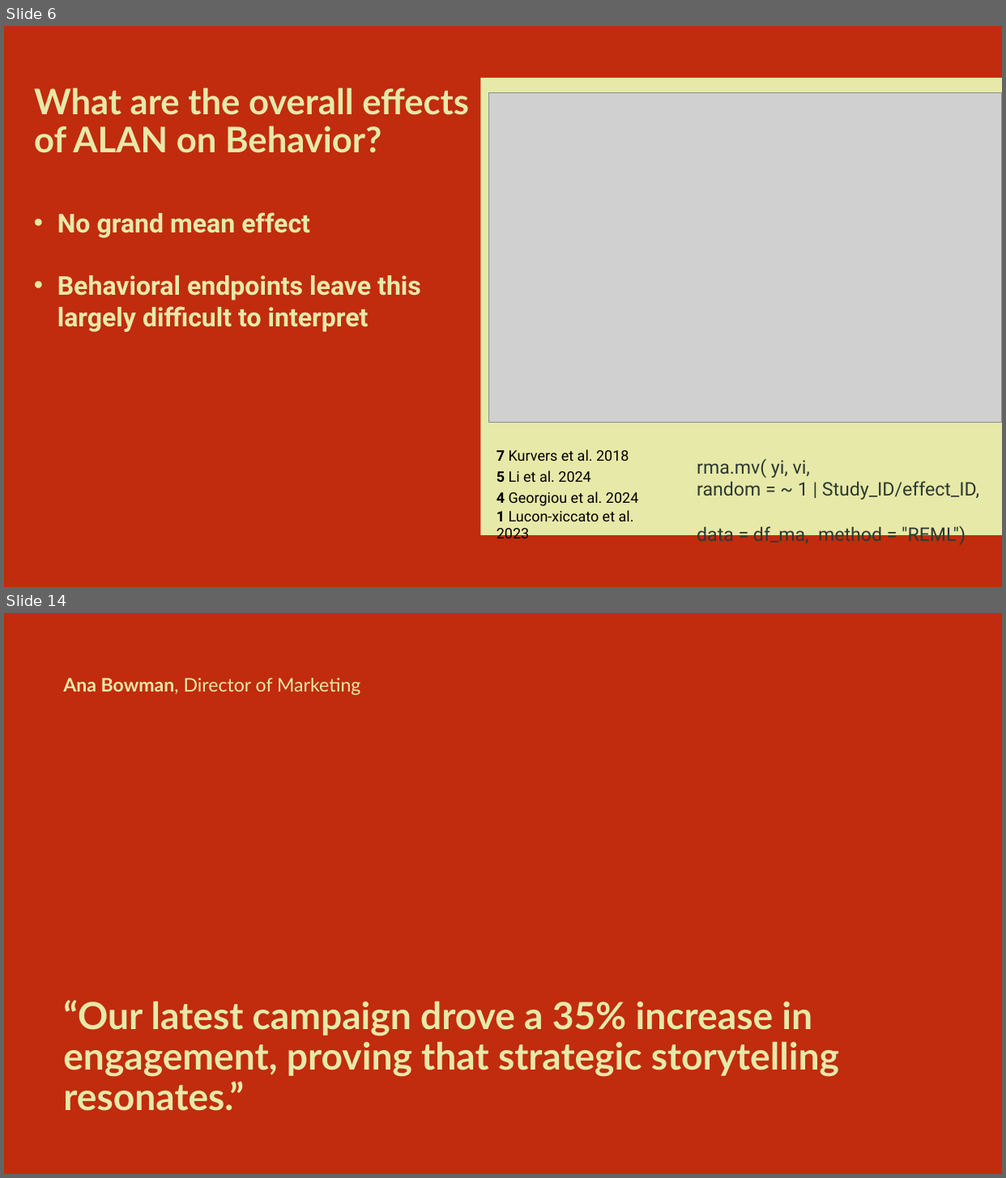
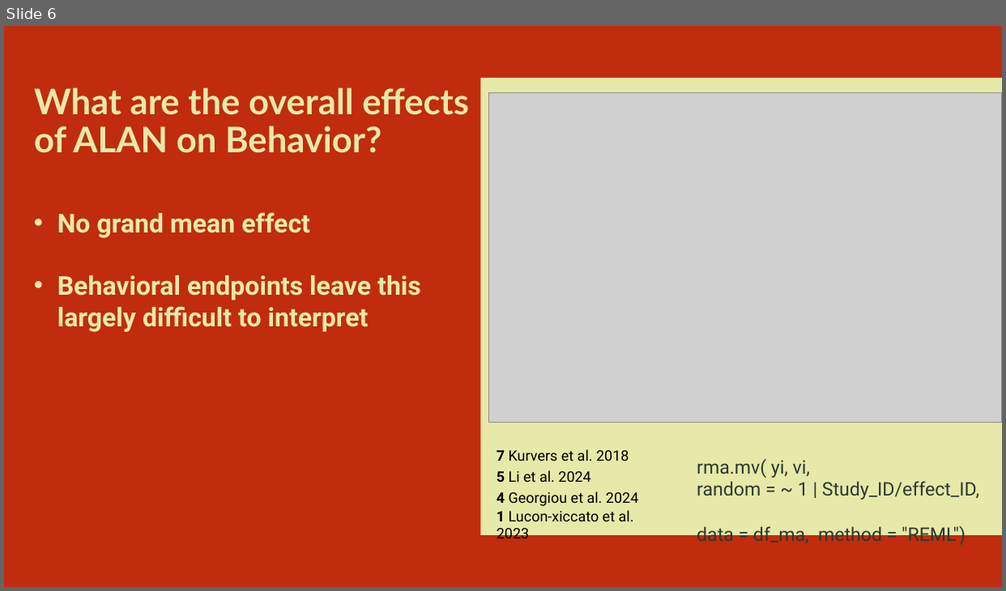
Before and after one commit to MaxxRAM/ALAN_MA_2026, a slide deck: MA spring 2026/The effects of ALAN on fish behavior.pptx. Shown one above the other, each under a label of ours: slides 6 and 14 before the commit, slide 6 after it; the slides between them are not shown. The pictures are 1006x1178 and 1006x591 pixels, drawn with LibreOffice and Linux fonts; fonts in the diff are those of the drawing; grey boxes stand for pictures. Boxes give left, top, right and bottom in pixels: in the first picture for what was removed or moved away, otherwise in the second. Text is boxed around its words. In the diff, an @@ line names an element or a change of style, - is before the commit and + after.

```diff
--- a/MA spring 2026/The effects of ALAN on fish behavior.pptx
+++ b/MA spring 2026/The effects of ALAN on fish behavior.pptx
@@ slide 14 removed at [4, 613, 1002, 1174], background #C02C0D @@
@@ title removed at [63, 678, 360, 695] @@
-Ana Bowman, Director of Marketing
@@ text removed at [63, 1000, 839, 1111] @@
-“Our latest campaign drove a 35% increase in engagement, proving that strategic storytelling resonates.”
```
Also in this commit, not shown: 2 slides changed, 3 slides added, 7 other slides removed, 4 other files.
